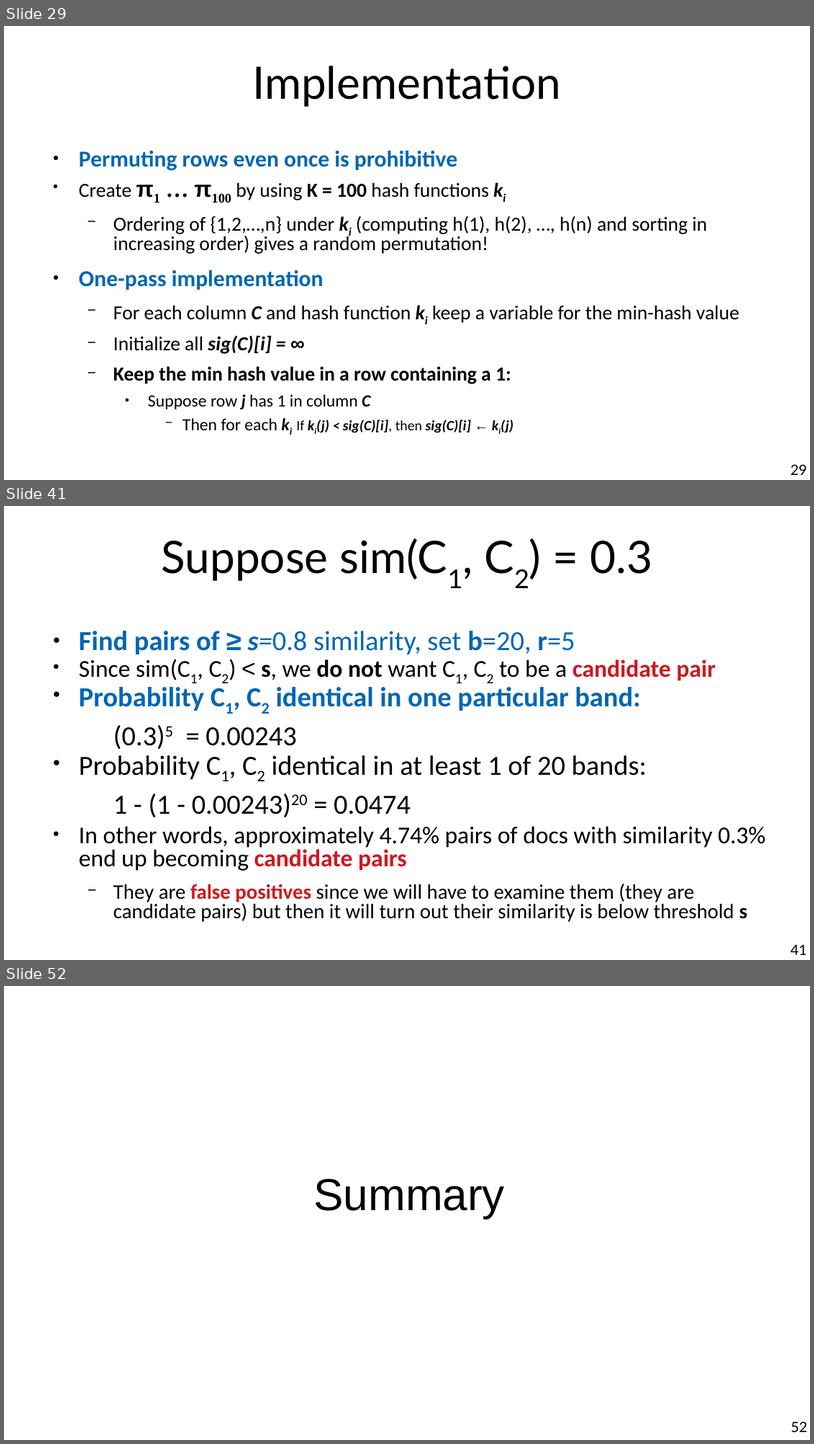
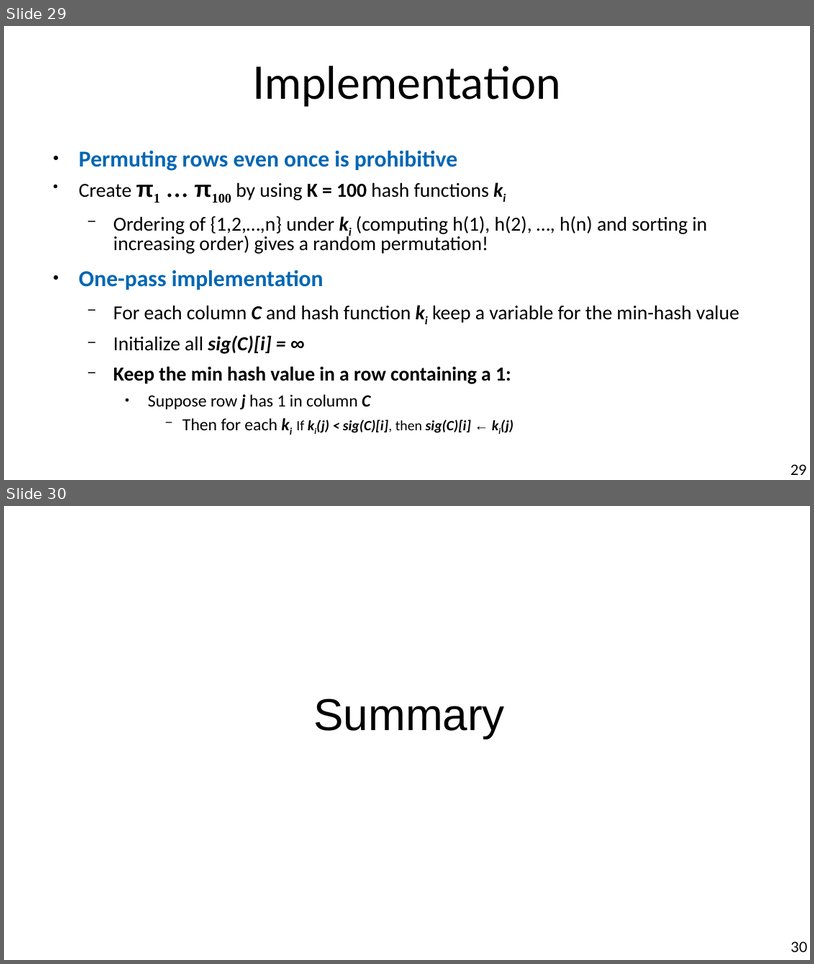
Before and after one commit to chatox/data-mining-course, a slide deck: theory/tt08_near_duplicates.odp. Shown one above the other, each under a label of ours: slides 29, 41 and 52 before the commit, slides 29 and 30 after it; the slides between them are not shown. The pictures are 814x1444 and 814x964 pixels, drawn with LibreOffice and Linux fonts; fonts in the diff are those of the drawing. Boxes give left, top, right and bottom in pixels: in the first picture for what was removed or moved away, otherwise in the second. Text is boxed around its words. In the diff, an @@ line names an element or a change of style, - is before the commit and + after.

```diff
--- a/theory/tt08_near_duplicates.odp
+++ b/theory/tt08_near_duplicates.odp
@@ slide 41 removed at (4, 506, 810, 960), background #FFFFFF @@
@@ title removed at (162, 538, 653, 581) @@
-Suppose sim(C1, C2) = 0.3
@@ text removed at (79, 631, 766, 921) @@
-● Find pairs of ≥ s=0.8 similarity, set b=20, r=5
-● Since sim(C1, C2) < s, we do not want C1, C2 to be a candidate pair
-● Probability C1, C2 identical in one particular band:
-  (0.3)5 = 0.00243
-● Probability C1, C2 identical in at least 1 of 20 bands:
-  1 - (1 - 0.00243)20 = 0.0474
-● In other words, approximately 4.74% pairs of docs with similarity 0.3% end up becoming candidate pairs
-  − They are false positives since we will have to examine them (they are candidate pairs) but then it will turn out their similarity is below threshold s
@@ page number removed at (791, 944, 808, 955) @@
-41
@@ what was slide 52 is now slide 30 @@
@@ page number at (791, 941, 808, 952): text changed @@
-52
+30
```
Also in this commit, not shown: 3 slides changed, 21 other slides removed, 1 other file.
